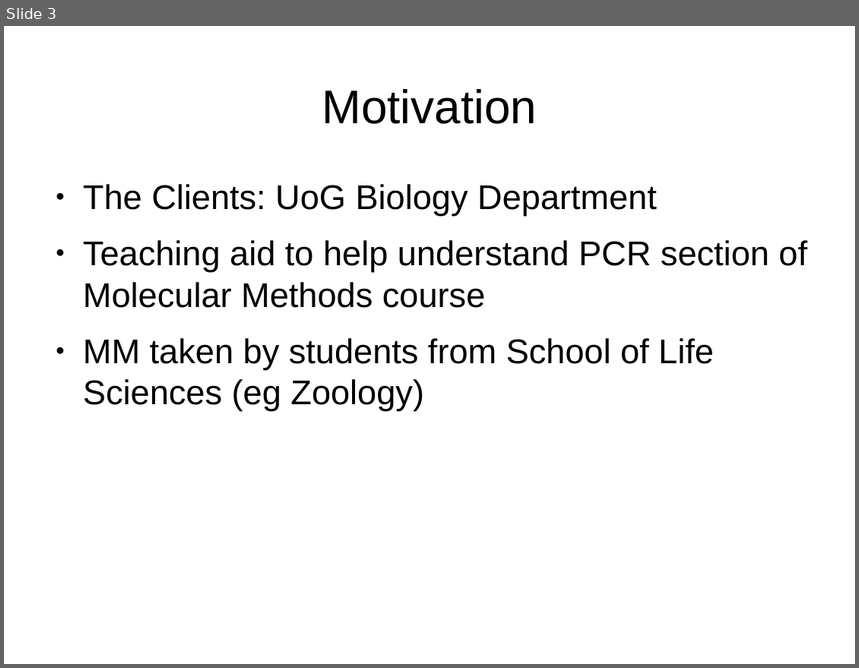
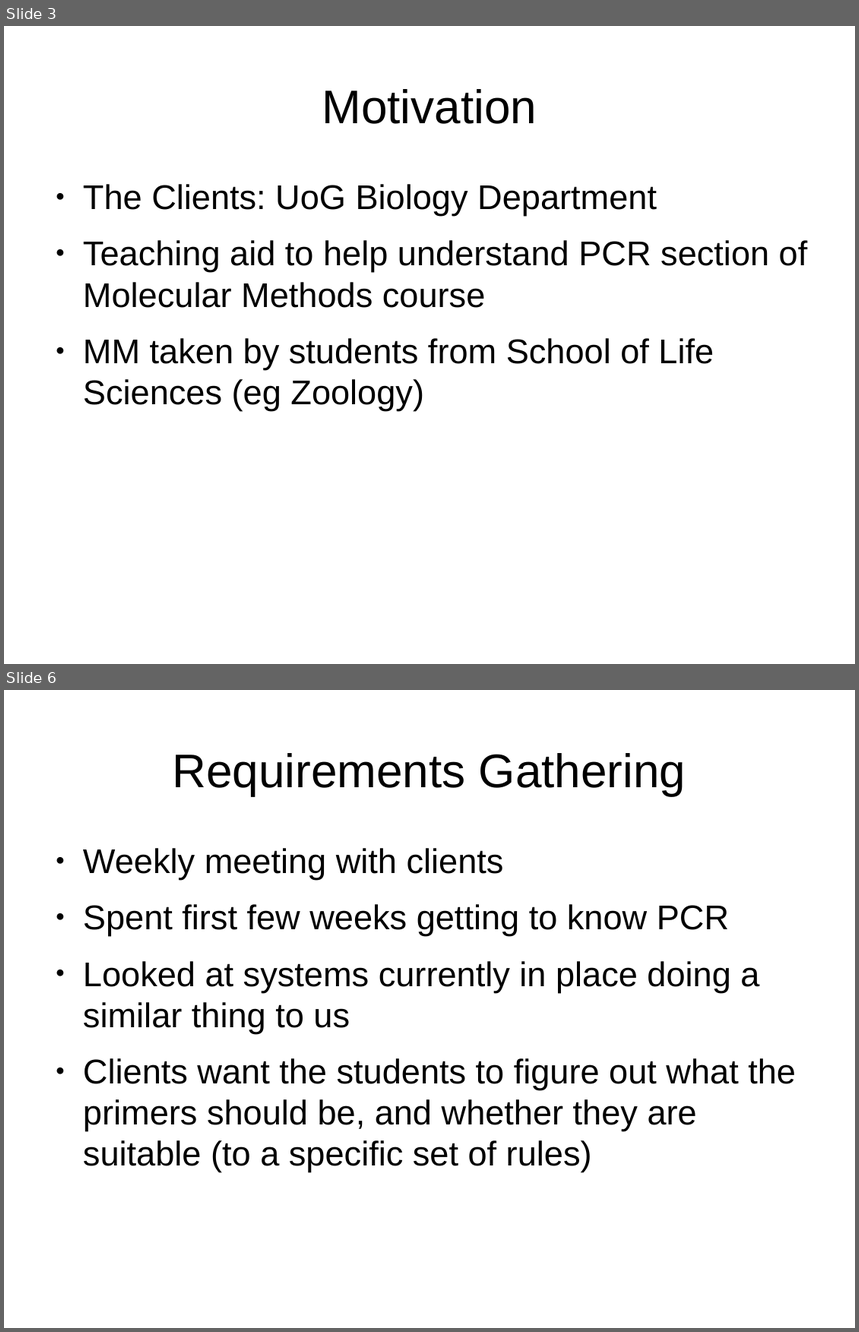
Before and after one commit to Dan-McElroy/Team-Project--Q, a slide deck: docs/progressPresentation/draft.odp. Shown one above the other, each under a label of ours: slide 3 before the commit, slides 3 and 6 after it; the slides between them are not shown. The pictures are 859x668 and 859x1332 pixels, drawn with LibreOffice and Linux fonts; fonts in the diff are those of the drawing. Boxes give left, top, right and bottom in pixels: in the first picture for what was removed or moved away, otherwise in the second. Text is boxed around its words. In the diff, an @@ line names an element or a change of style, - is before the commit and + after.

```diff
--- a/docs/progressPresentation/draft.odp
+++ b/docs/progressPresentation/draft.odp
@@ slide 6 added at [4, 690, 855, 1328], background #FFFFFF @@
@@ title added at [172, 753, 686, 796], 44 pt, text #000000 @@
+Requirements Gathering
@@ text added at [83, 848, 796, 1173], 32 pt, text #000000 @@
+● Weekly meeting with clients
+● Spent first few weeks getting to know PCR
+● Looked at systems currently in place doing a similar thing to us
+● Clients want the students to figure out what the primers should be, and whether they are suitable (to a specific set of rules)
```
Also in this commit, not shown: 7 other slides added.
